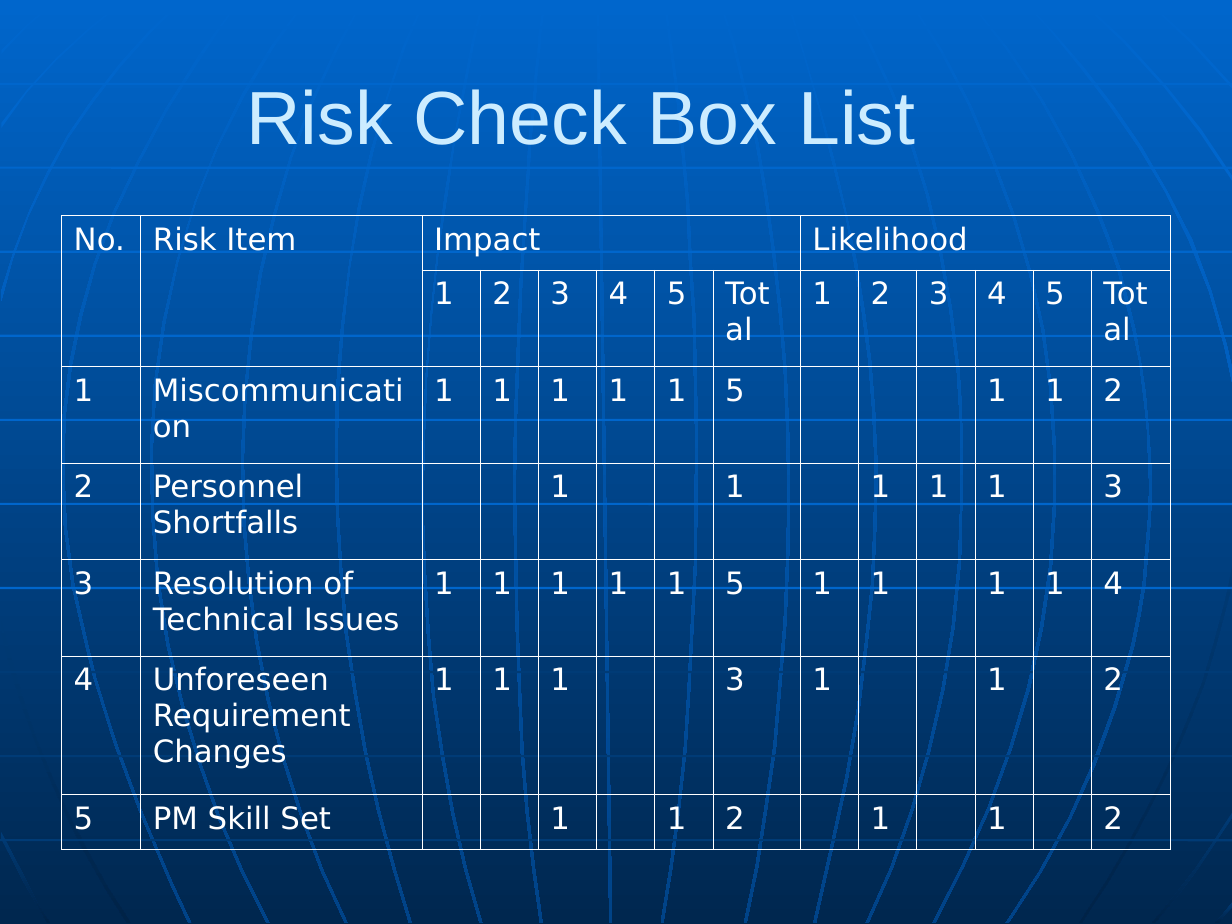
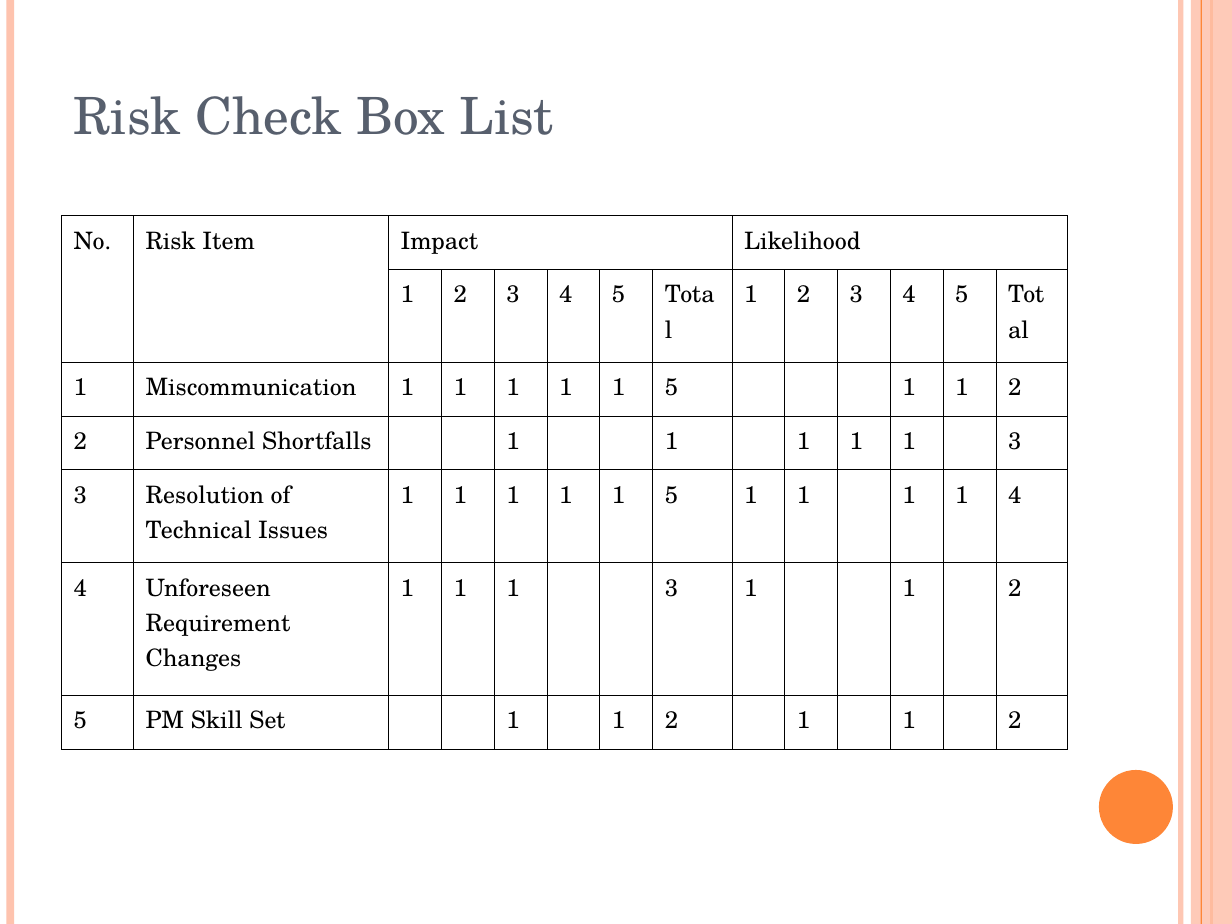
Before and after one commit to rankorth/cylinders-orders-management-system, a slide deck: slide 9 of Documentation/Management/Communications/Internal Correspondence/MTech Presentation [09 Apr 2011] (Ba Tien) v1.1.ppt. Drawn at 1232x924 pixels with LibreOffice and Linux fonts; fonts in the diff are those of the drawing. Boxes give left, top, right and bottom in pixels: in the first picture for what was removed or moved away, otherwise in the second. Text is boxed around its words. In the diff, an @@ line names an element or a change of style, - is before the commit and + after.

```diff
--- a/Documentation/Management/Communications/Internal Correspondence/MTech Presentation [09 Apr 2011] (Ba Tien) v1.1.ppt
+++ b/Documentation/Management/Communications/Internal Correspondence/MTech Presentation [09 Apr 2011] (Ba Tien) v1.1.ppt
@@ background gradient #0066CC to #00274F to #FFFFFF @@
@@ line added from (10, 0) to (10, 924), #FEC3AE 4.51 pt @@
@@ line added from (1180, 0) to (1180, 924), #FEC3AE 3 pt @@
@@ rectangle added at box(1191, 0, 1232, 924), fill #FEC3AE at 87% opacity @@
@@ line added from (1201, 0) to (1201, 924), #FE8637 0.74 pt @@
@@ line added from (1211, 0) to (1211, 924), #FE8637 1.5 pt @@
@@ title "Risk Check Box List" at box(74, 96, 554, 135): size 44 to 30 pt, font Arial to TeX Gyre Schola, text colour #CCECFF to #575F6D; alignment centre to left @@
@@ table at box(62, 216, 1068, 749) @@
@@ size 18 to 14 pt, font DejaVu Sans to TeX Gyre Schola, text colour #FFFFFF to #000000 @@
@@ borders changed @@
@@ table: place and size @@
-table at box(62, 216, 1167, 840)
+table at box(62, 216, 1068, 749)
@@ group removed at box(0, 0, 1232, 924): 24 freeform shapes, 10 lines @@
@@ ellipse added at box(1099, 770, 1173, 844), fill #FE8637 @@
```
Also in this commit, not shown: 18 other slides changed.
